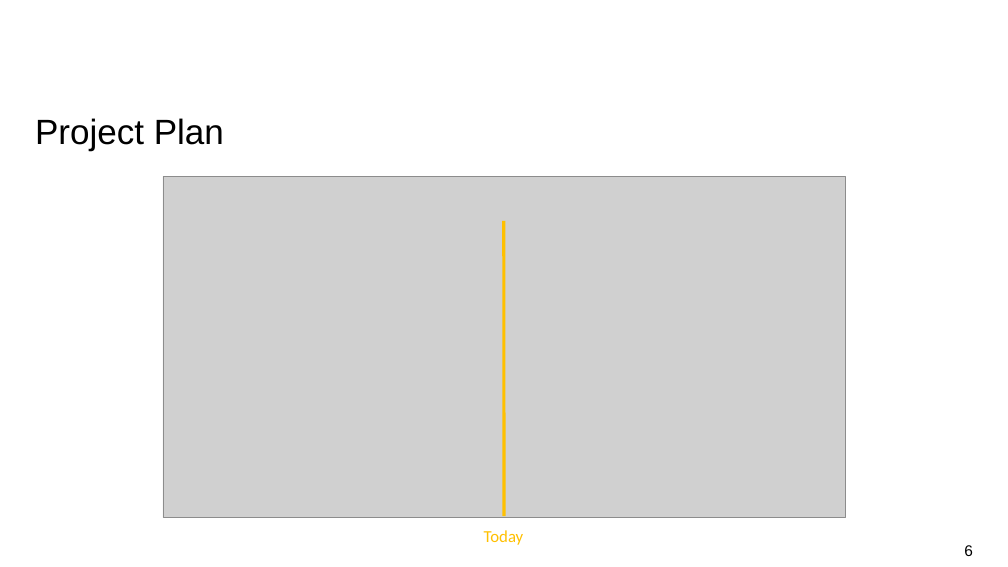
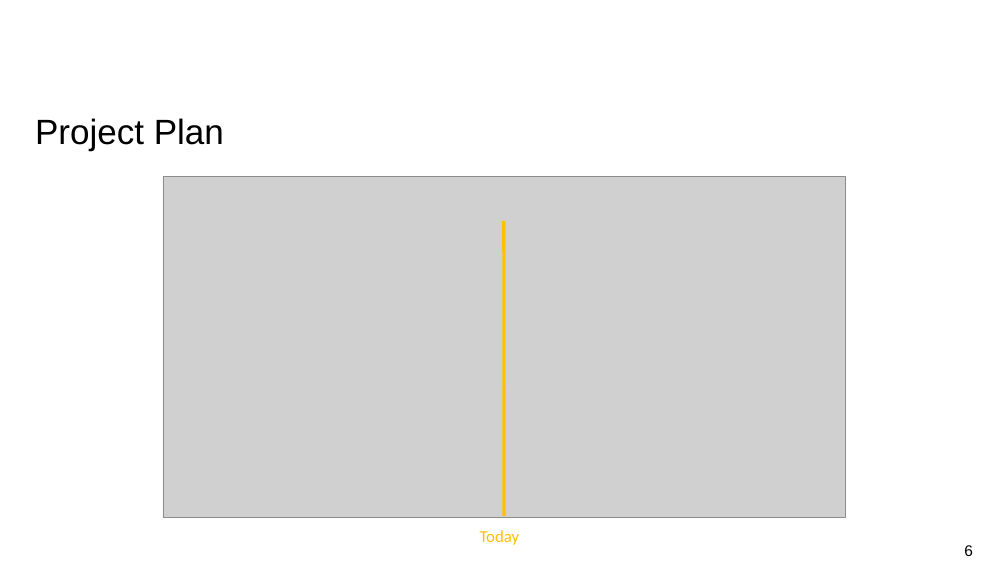
Before and after one commit to l-rossi/is-with-nlp-implicit-subject, a slide deck: slide 6 of documentation/midterm/midterm.pptx. Drawn at 1008x567 pixels with LibreOffice and Linux fonts; fonts in the diff are those of the drawing; grey boxes stand for pictures; background and template pictures are left out. Boxes give left, top, right and bottom in pixels: in the first picture for what was removed or moved away, otherwise in the second. Text is boxed around its words. In the diff, an @@ line names an element or a change of style, - is before the commit and + after.

```diff
--- a/documentation/midterm/midterm.pptx
+++ b/documentation/midterm/midterm.pptx
@@ text "Today": place and size @@
-text "Today" at bbox=[484, 530, 524, 545]
+text "Today" at bbox=[480, 530, 520, 545]
```
Also in this commit, not shown: 6 other slides changed, 2 other files.
